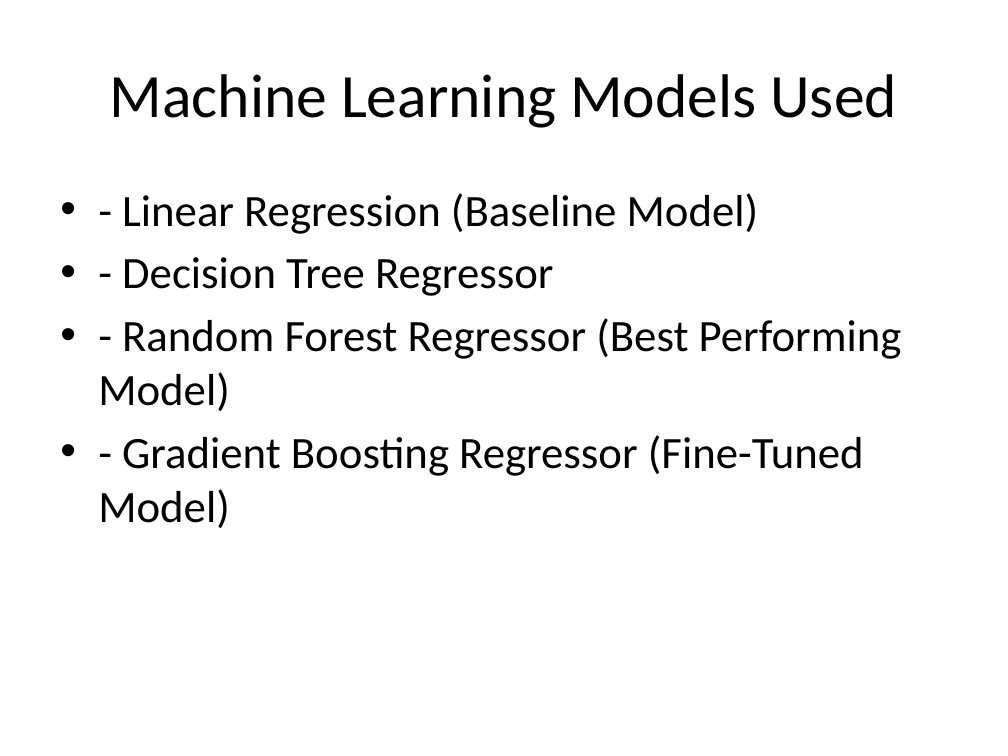
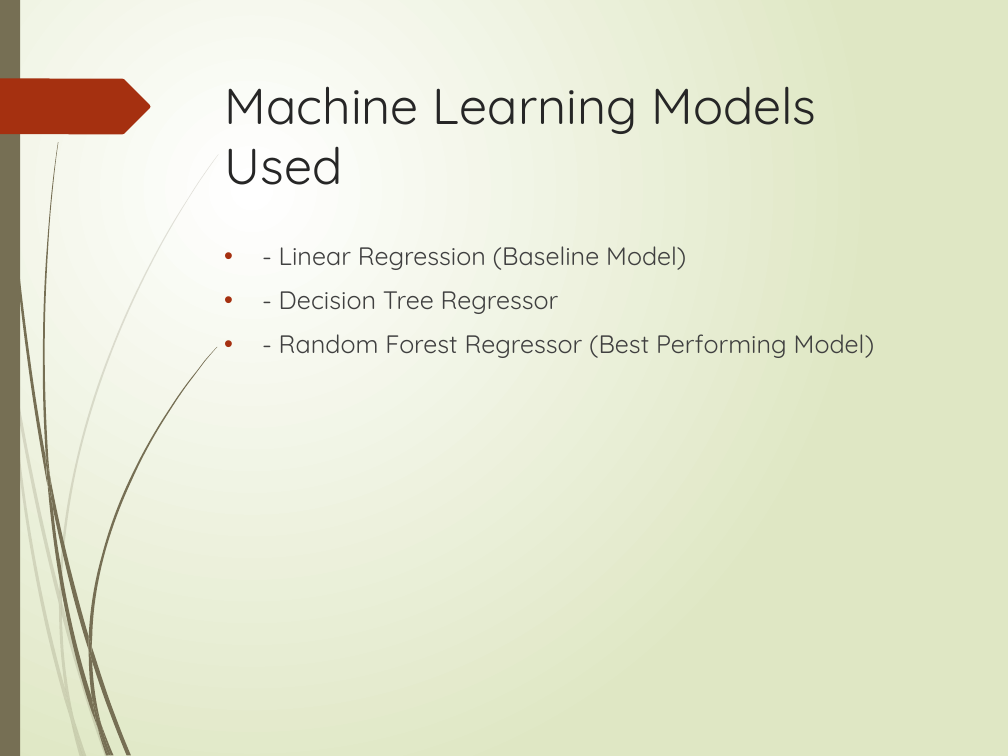
Before and after one commit to IrshadShaikh3181/Next_Hike-Project4, a slide deck: slide 18 of Mobile_Price_Prediction_Presentation1.pptx (slide 7 before the commit). Drawn at 1008x756 pixels with LibreOffice and Linux fonts; fonts in the diff are those of the drawing. Boxes give left, top, right and bottom in pixels: in the first picture for what was removed or moved away, otherwise in the second. Text is boxed around its words. In the diff, an @@ line names an element or a change of style, - is before the commit and + after.

```diff
--- a/Mobile_Price_Prediction_Presentation1.pptx
+++ b/Mobile_Price_Prediction_Presentation1.pptx
@@ background #FFFFFF to gradient #FFFFFF to #DFE8C4 @@
@@ rectangle added at <box>0,0,20,756</box>, fill #766F54 @@
@@ freeform shape added at <box>0,79,150,135</box>, fill #A53010 @@
@@ title "Machine Learning Models Used": place and size @@
-title "Machine Learning Models Used" at <box>110,74,897,128</box>
+title "Machine Learning Models Used" at <box>224,86,816,185</box>
@@ title "Machine Learning Models Used" at <box>224,86,816,185</box>: size 44 to 36 pt, font Calibri to Quicksand, text colour #000000 to #262626; alignment centre to left; vertical alignment middle to top @@
@@ text "- Linear Regression (Baseline Model)": place and size @@
-text "- Linear Regression (Baseline Model)" at <box>98,193,902,528</box>
+text "- Linear Regression (Baseline Model)" at <box>279,246,875,358</box>
@@ text "- Linear Regression (Baseline Model)" at <box>279,246,875,358</box>: size 32 to 18 pt, font Calibri to Quicksand, text colour #000000 to #404040; more space between paragraphs @@
@@ text at <box>98,435,864,528</box>: paragraph removed @@
-• - Gradient Boosting Regressor (Fine-Tuned Model)
@@ group added at <box>0,154,219,756</box>: 10 freeform shapes @@
@@ group added at <box>2,0,218,756</box>: 12 freeform shapes @@
```
Also in this commit, not shown: 10 other slides changed, 14 slides added, 1 slide removed.
